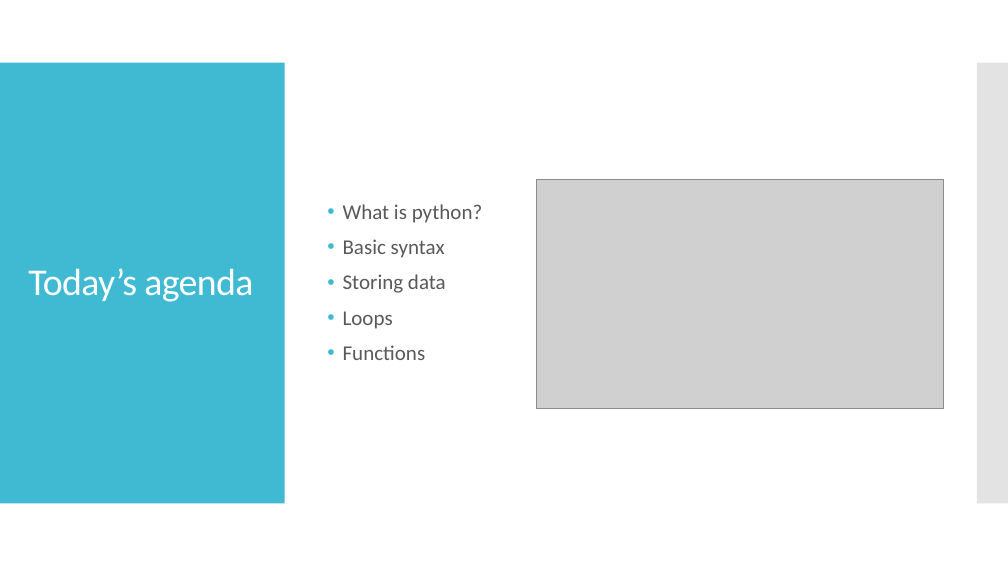
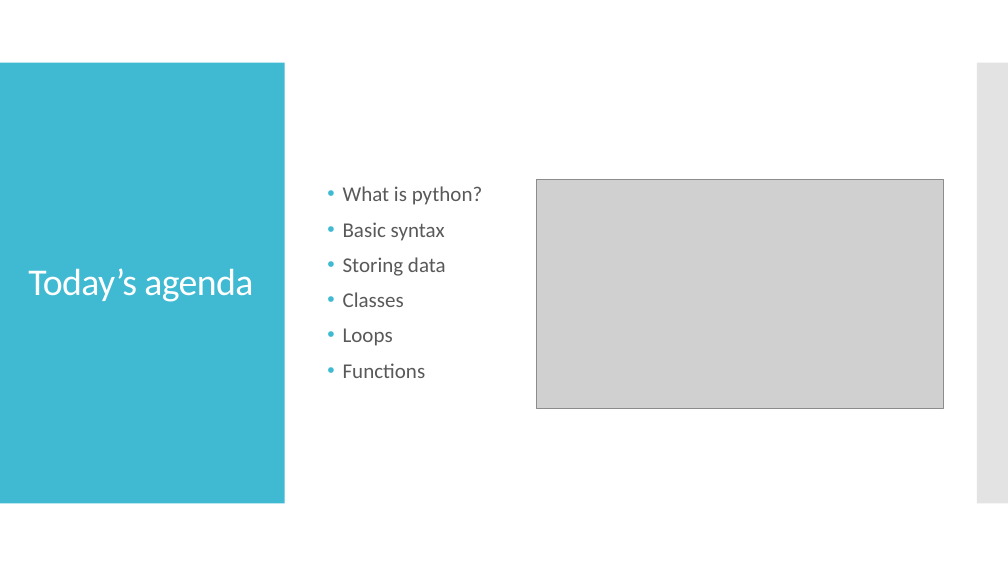
Before and after one commit to frdarya/Python4Neuroimaging, a slide deck: slide 4 of Session1.pptx. Drawn at 1008x567 pixels with LibreOffice and Linux fonts; fonts in the diff are those of the drawing; grey boxes stand for pictures. Boxes give left, top, right and bottom in pixels: in the first picture for what was removed or moved away, otherwise in the second. Text is boxed around its words. In the diff, an @@ line names an element or a change of style, - is before the commit and + after.

```diff
--- a/Session1.pptx
+++ b/Session1.pptx
@@ text at box(343, 292, 404, 307): paragraph added @@
+• Classes
```
Also in this commit, not shown: 2 other slides changed, 1 slide added.
